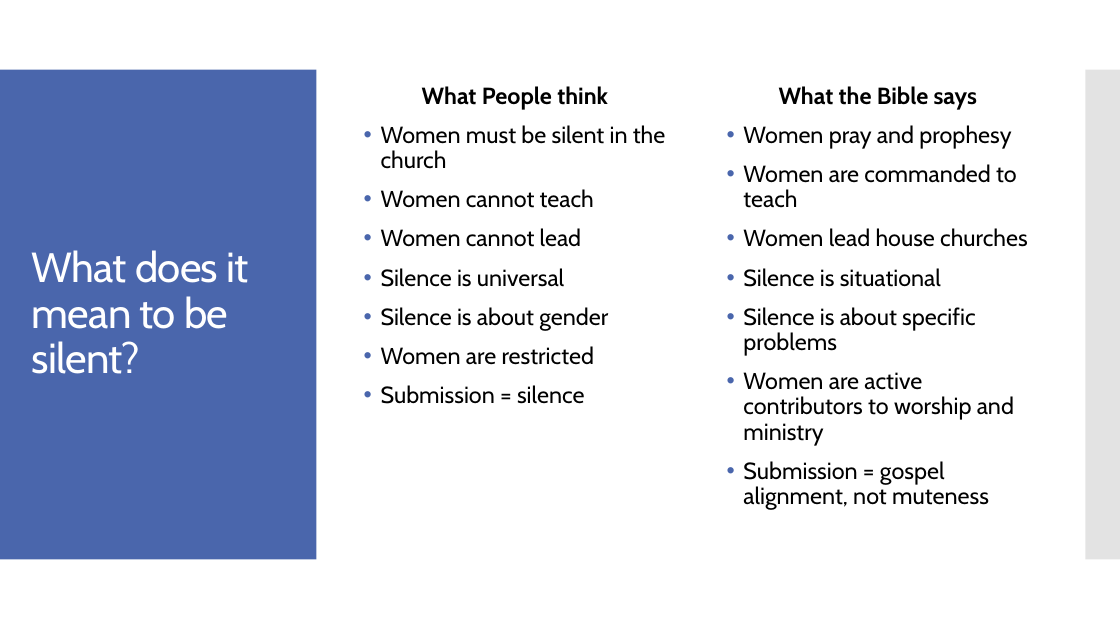
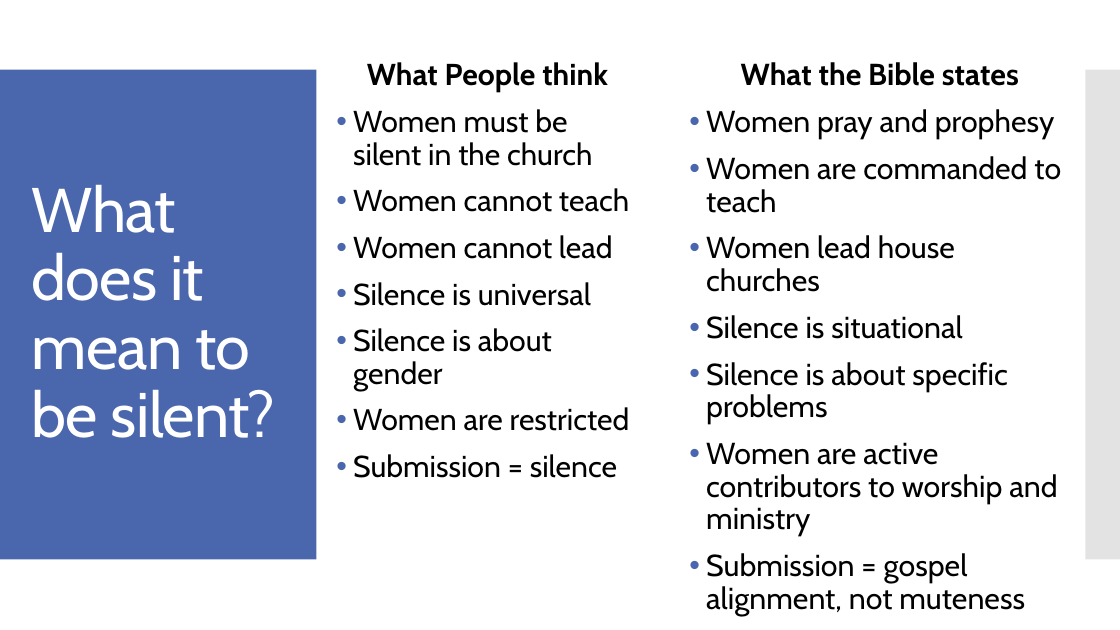
Before and after one commit to Jimothy41/from-the-spirit, a slide deck: slide 6 of lessons/gospel-alignment.pptx. Drawn at 1120x630 pixels with LibreOffice and Linux fonts; fonts in the diff are those of the drawing. Boxes give left, top, right and bottom in pixels: in the first picture for what was removed or moved away, otherwise in the second. Text is boxed around its words. In the diff, an @@ line names an element or a change of style, - is before the commit and + after.

```diff
--- a/lessons/gospel-alignment.pptx
+++ b/lessons/gospel-alignment.pptx
@@ text "What People think": place and size @@
-text "What People think" at (381, 86, 666, 404)
+text "What People think" at (353, 62, 630, 478)
@@ text "What People think" at (353, 62, 630, 478): size 20 to 25.9 pt @@
@@ text "What the Bible states": place and size @@
-text "What the Bible states" at (743, 86, 1028, 510)
+text "What the Bible states" at (706, 62, 1061, 616)
@@ text at (741, 62, 1019, 86): text changed; size 20 to 26 pt @@
-What the Bible says
+What the Bible states
@@ title "What does it mean to ..." at (32, 184, 275, 438): size 36 to 54 pt @@
@@ text at (706, 109, 1061, 616): size 20 to 26 pt @@
```
Also in this commit, not shown: 8 other slides changed.
